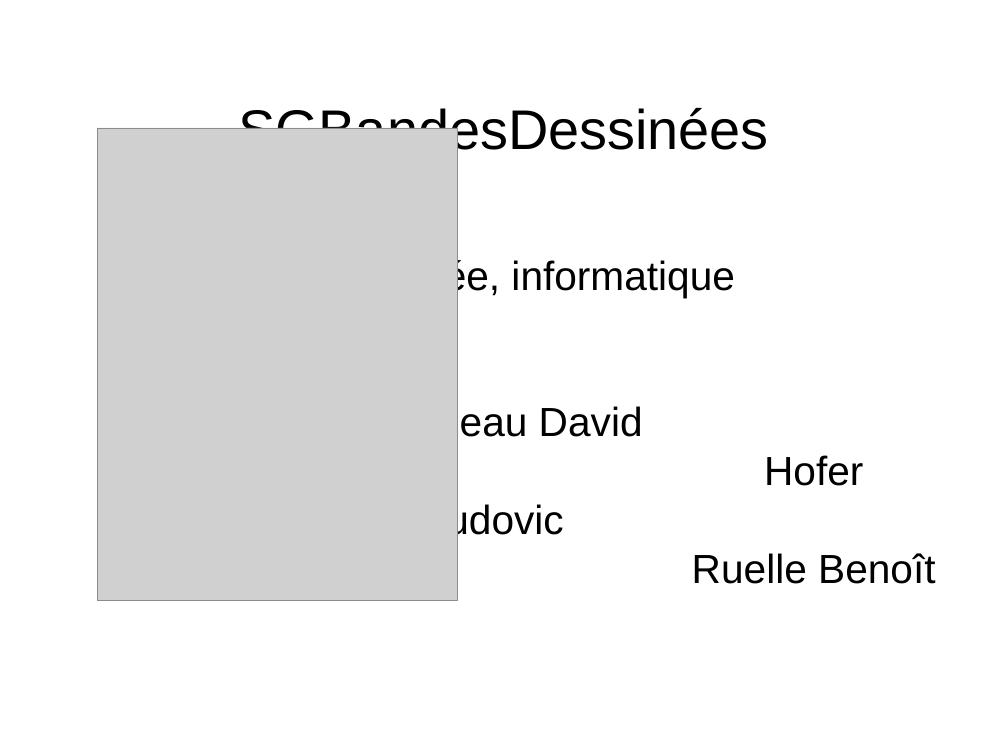
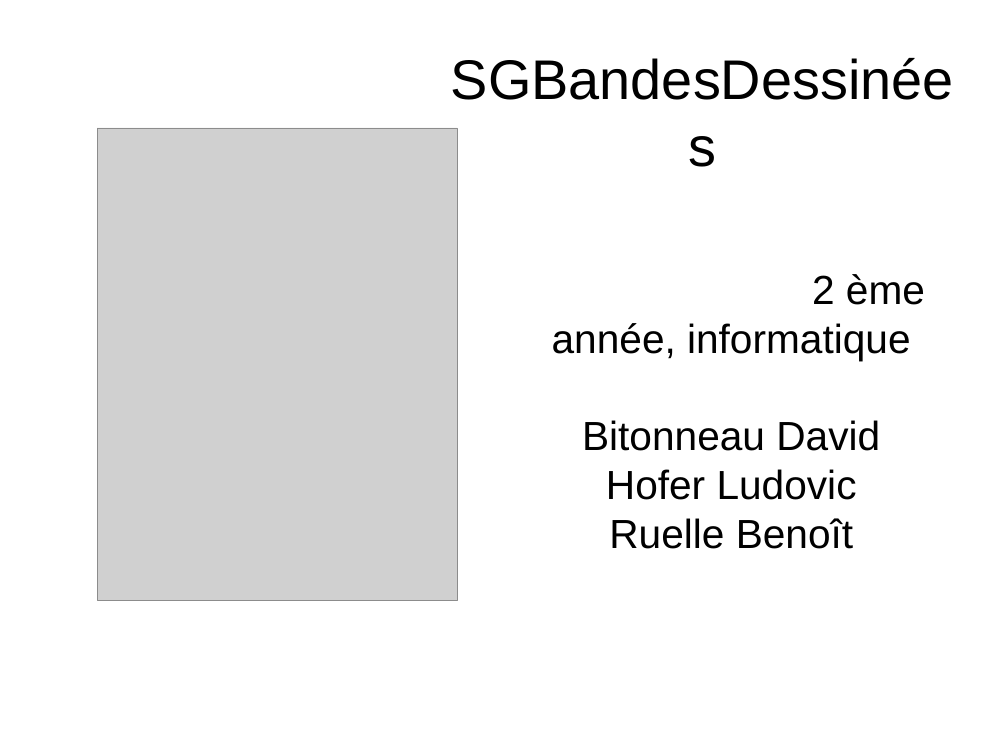
Before and after one commit to shazame/SGBandesDessinees, a slide deck: slide 1 of rapport/soutenance.odp. Drawn at 1008x756 pixels with LibreOffice and Linux fonts; fonts in the diff are those of the drawing; grey boxes stand for pictures. Boxes give left, top, right and bottom in pixels: in the first picture for what was removed or moved away, otherwise in the second. Text is boxed around its words. In the diff, an @@ line names an element or a change of style, - is before the commit and + after.

Commit message:
Presentation

```diff
--- a/rapport/soutenance.odp
+++ b/rapport/soutenance.odp
@@ title "SGBandesDessinées" rewrapped from bbox=[238, 108, 769, 159] to bbox=[448, 48, 958, 174] @@
@@ subtitle "2 ème année, informatique" rewrapped from bbox=[345, 258, 935, 584] to bbox=[552, 274, 925, 549] @@
```
